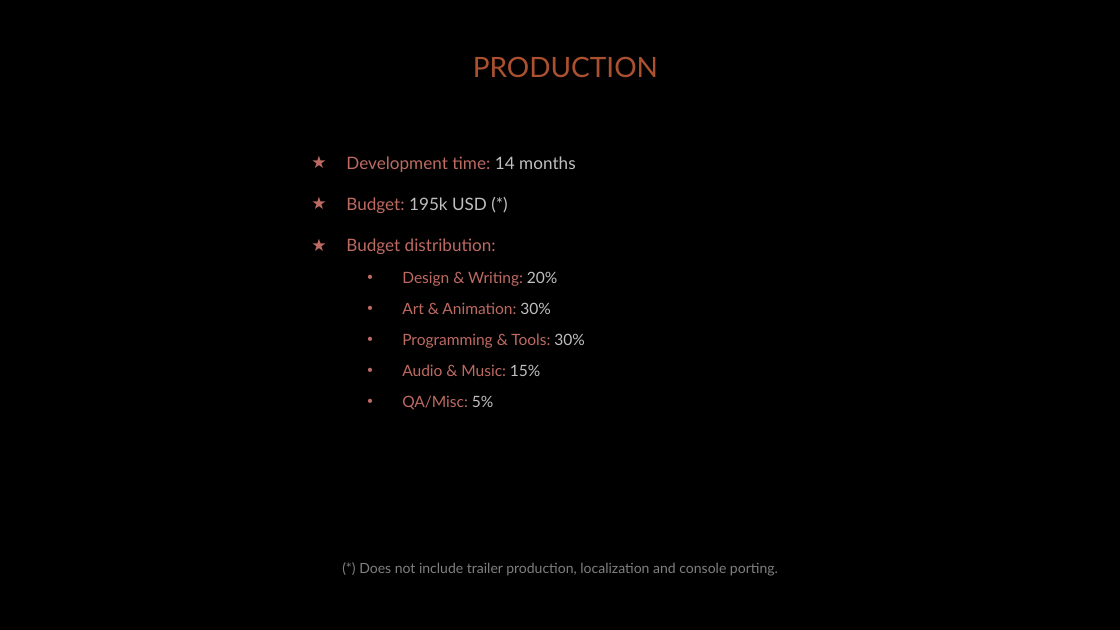
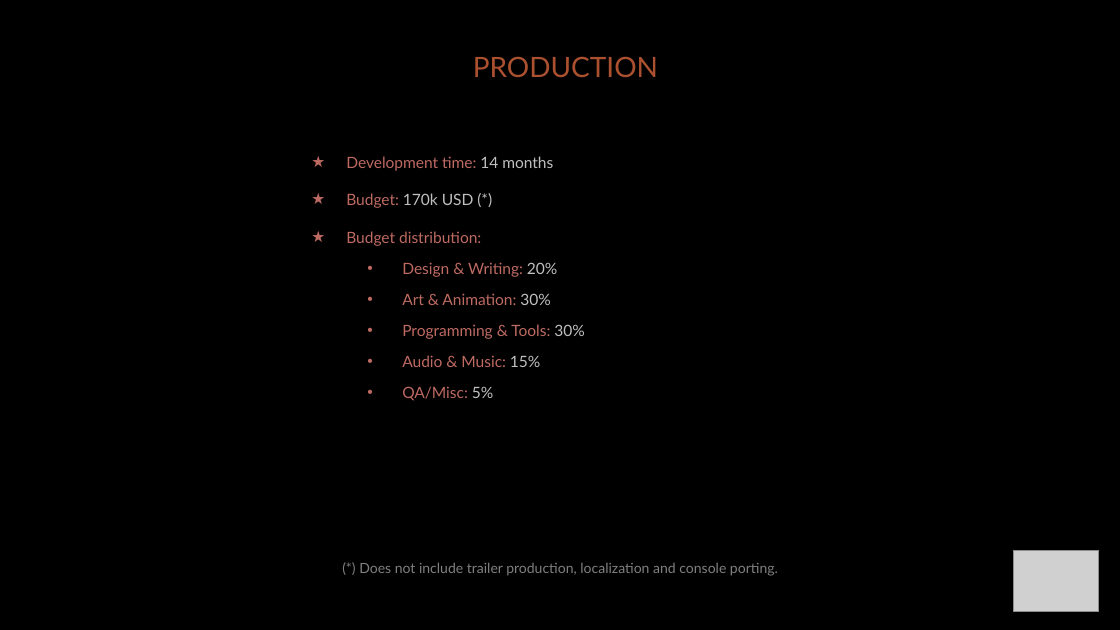
Before and after one commit to diegohcanepa/Remizione, a slide deck: slide 13 of Pitch Deck.pptx (slide 14 before the commit). Drawn at 1120x630 pixels with LibreOffice and Linux fonts; fonts in the diff are those of the drawing; grey boxes stand for pictures; background and template pictures are left out. Boxes give left, top, right and bottom in pixels: in the first picture for what was removed or moved away, otherwise in the second. Text is boxed around its words. In the diff, an @@ line names an element or a change of style, - is before the commit and + after.

```diff
--- a/Pitch Deck.pptx
+++ b/Pitch Deck.pptx
@@ subtitle at (346, 156, 553, 246): size 11 to 10 pt in "Development time: 14 months", "Budget distribution:" @@
@@ subtitle at (346, 193, 474, 208): text changed; size 11 to 10 pt @@
-★ Budget: 195k USD (*)
+★ Budget: 170k USD (*)
@@ picture added at (1014, 550, 1099, 612) @@
```
Also in this commit, not shown: 12 other slides changed, 1 slide removed, 18 other files.
